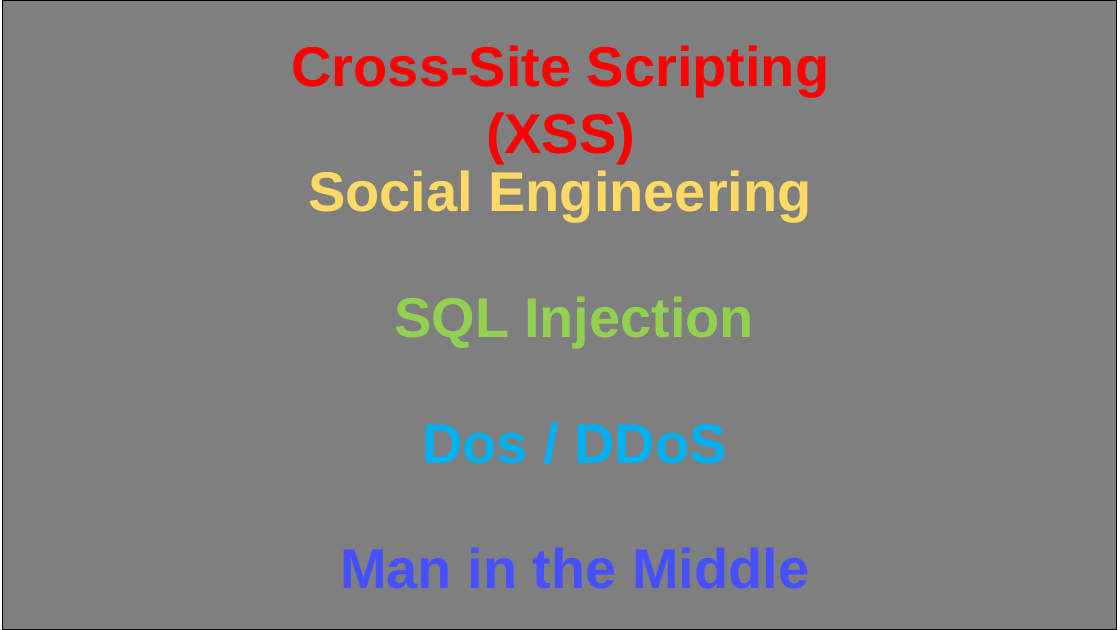
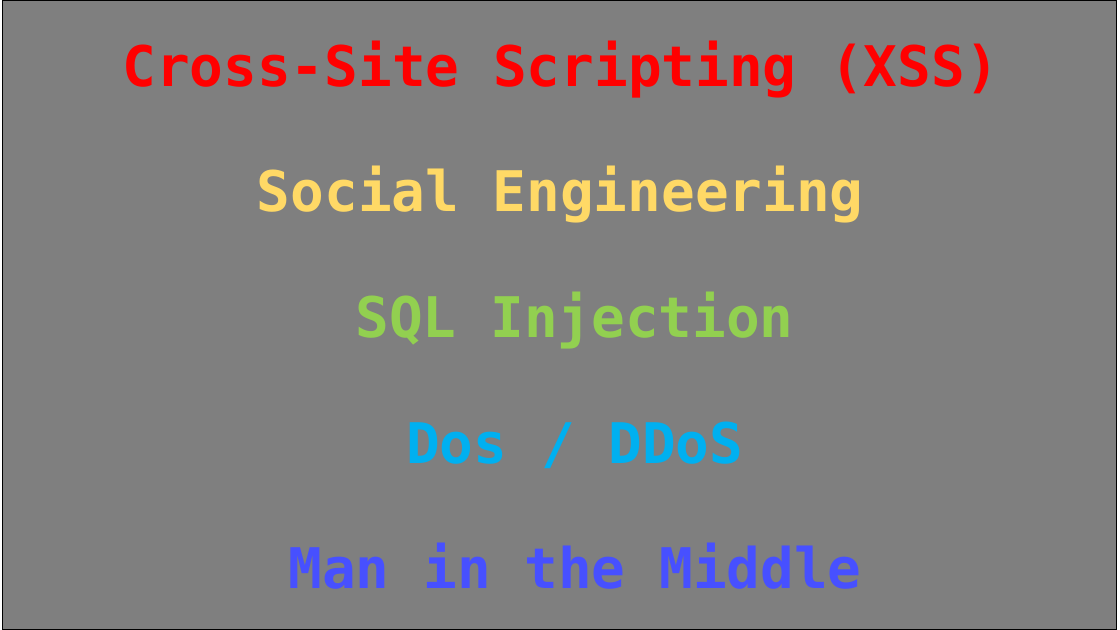
Before and after one commit to Fhreiz77/Watson-Scroll-Fesnuk-, a slide deck: slide 9 of John/PPT_Tugas_Serangan.pptx. Drawn at 1120x630 pixels with LibreOffice and Linux fonts; fonts in the diff are those of the drawing; background and template pictures are left out. Boxes give left, top, right and bottom in pixels: in the first picture for what was removed or moved away, otherwise in the second. Text is boxed around its words. In the diff, an @@ line names an element or a change of style, - is before the commit and + after.

```diff
--- a/John/PPT_Tugas_Serangan.pptx
+++ b/John/PPT_Tugas_Serangan.pptx
@@ font Arial to DejaVu Sans Mono in 5 elements at <box>257,166,864,223</box>, <box>355,292,793,349</box>, <box>406,421,743,464</box>, <box>289,543,861,589</box>, <box>122,40,999,97</box> @@
@@ text "Cross-Site Scripting (XSS)": place and size @@
-text "Cross-Site Scripting (XSS)" at <box>292,45,829,163</box>
+text "Cross-Site Scripting (XSS)" at <box>122,40,999,97</box>
```
Also in this commit, not shown: 5 other slides changed, 6 slides added, 5 other files.
